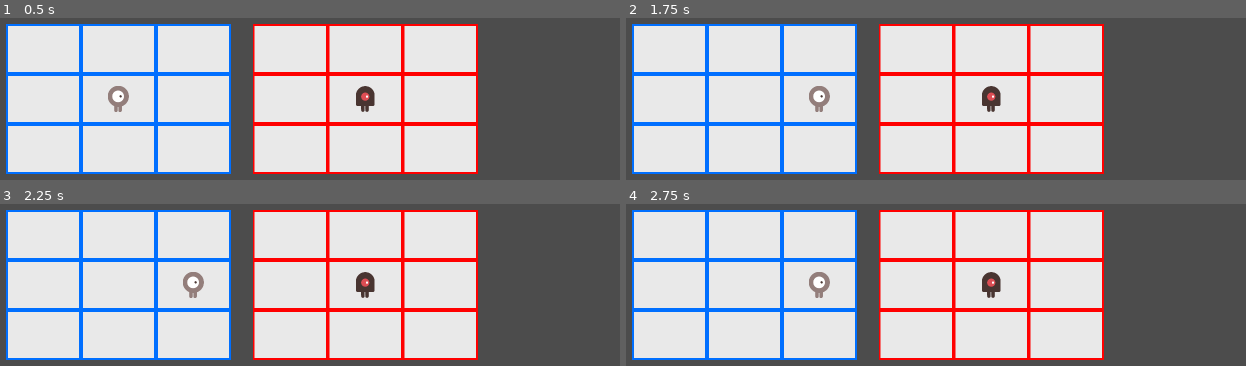
Above: before the commit, frames 1-4 (two rows, left to right).
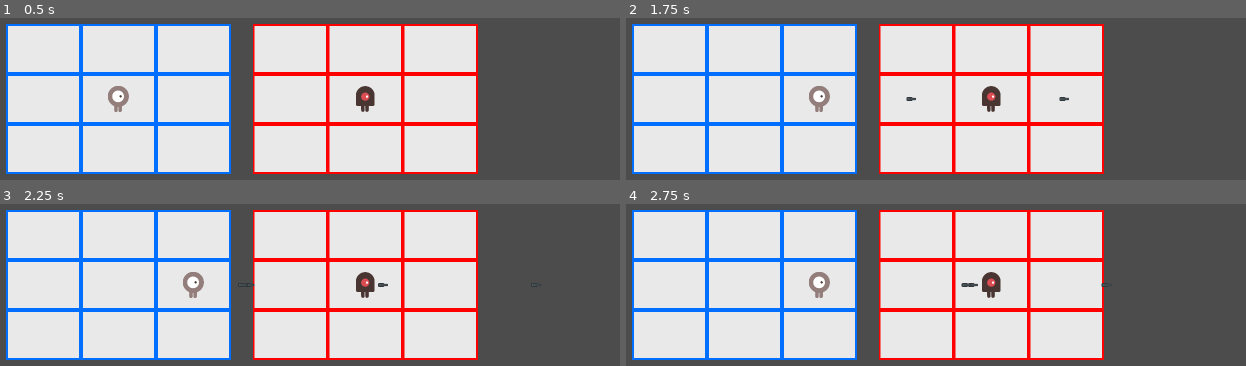
Above: after the commit, the same moments.

Repository: Conanap/mmbn
Game: Godot game, scene res://Scenes/Main.tscn
Same seed, same stepped clock (60 frames per second), same inputs: the game is played once before the commit and once after it.
Inputs (mouse positions are in pixels of both pictures, inside the frame that each line leads up to):
- Up to frame 1 (0.5 s): no input
- Up to frame 2 (1.75 s): tap Enter at 0.5 s; move the mouse to (1022, 107) at 0.52 s; press the mouse at (1022, 107) at 0.53 s; hold Right (ui_right) 0.53-1.25 s; release the mouse at (1022, 107) at 1.25 s; drag from (688, 129) to (632, 24) at 1.27 s
- Up to frame 3 (2.25 s): tap Space at 2 s; move the mouse to (297, 252) at 2.02 s; press the mouse at (297, 252) at 2.03 s; hold Right (ui_right) from 2.03 s (still down)
- Up to frame 4 (2.75 s): keep holding Right (ui_right)

Frame 1 is identical in both runs. In frame 2, less than 0.1% of the frame differs, in the area x 45-72%, y 48-52%; in frame 3, less than 0.1%; in frame 4, less than 0.1%, in the area x 54-78%, y 48-52%.

Commit message:
can shoot bullets

Diff:
--- a/Scenes/Chars/Player.gd
+++ b/Scenes/Chars/Player.gd
@@ -1,11 +1,19 @@
 extends Chars
 
 class_name Player
+
+export (PackedScene) var proj
+export (PackedScene) var otObj
+
+var Bullet = preload('res://Scenes/Effects/Bullet.tscn')
 
 func _init(var initx=1, var inity=1, var inithealth=100):
 	charx = initx
 	chary = inity
 	health = inithealth
+
+func _ready():
+	$PItemSpwnPt.position = self.position + Vector2(27, 0)
 
 func _input(event):
 	var dir = Vector2()
@@ -19,7 +27,24 @@
 		dir.y -= 1
 
 	if dir.x || dir.y:
-		move_to_pane(Grid.try_to_move_to(self.position, dir))
+		var newPos = Grid.try_to_move_to(self.position, dir)
+		move_to_pane(newPos)
+		$PItemSpwnPt.position = newPos + Vector2(27, 0)
 
 	if event.is_action_pressed("attack") :
 		print('attack!')
+		spawn_item("bullet")
+
+func spawn_item(itemType):
+	var item;
+
+	if itemType == 'bullet':
+		item = Bullet.instance()
+
+	if !item:
+		print("cannot identify item type / cannot instanciate item")
+		return null
+
+	# owner.add_child will add to global
+	owner.add_child(item)
+	item.transform = $PItemSpwnPt.transform
--- a/Scenes/Chars/Player.tscn
+++ b/Scenes/Chars/Player.tscn
@@ -4,11 +4,11 @@
 [ext_resource path="res://Assets/MainChar/playerGrey_walk1.png" type="Texture" id=2]
 [ext_resource path="res://Scenes/Chars/Player.gd" type="Script" id=3]
 
-[sub_resource type="CapsuleShape2D" id=2]
+[sub_resource type="CapsuleShape2D" id=1]
 radius = 25.0
-height = 22.0
+height = 16.3534
 
-[sub_resource type="SpriteFrames" id=1]
+[sub_resource type="SpriteFrames" id=2]
 animations = [ {
 "frames": [ ExtResource( 2 ), ExtResource( 1 ) ],
 "loop": true,
@@ -19,9 +19,12 @@
 [node name="Player" type="Area2D"]
 script = ExtResource( 3 )
 
+[node name="PItemSpwnPt" type="Position2D" parent="."]
+position = Vector2( 27, 0 )
+
 [node name="CollisionShape2D" type="CollisionShape2D" parent="."]
-shape = SubResource( 2 )
+shape = SubResource( 1 )
 
 [node name="AnimatedSprite" type="AnimatedSprite" parent="."]
 scale = Vector2( 0.5, 0.5 )
-frames = SubResource( 1 )
+frames = SubResource( 2 )
--- a/Scenes/Effects/Bullet.gd
+++ b/Scenes/Effects/Bullet.gd
@@ -1,3 +1,6 @@
 extends Projectile
 
 class_name Bullet
+
+func _init():
+	speed = 500
--- a/Scenes/Effects/Bullet.tscn
+++ b/Scenes/Effects/Bullet.tscn
@@ -2,6 +2,9 @@
 
 [ext_resource path="res://Assets/Temp/PNG/weapon_silencer.png" type="Texture" id=1]
 [ext_resource path="res://Scenes/Effects/Bullet.gd" type="Script" id=2]
+
+[sub_resource type="RectangleShape2D" id=2]
+extents = Vector2( 12.2536, 5.19765 )
 
 [sub_resource type="SpriteFrames" id=1]
 animations = [ {
@@ -11,14 +14,12 @@
 "speed": 5.0
 } ]
 
-[sub_resource type="RectangleShape2D" id=2]
-extents = Vector2( 11.7244, 5.19765 )
+[node name="Area2D" type="Area2D"]
+z_index = 50
+script = ExtResource( 2 )
 
-[node name="Area2D" type="Area2D"]
+[node name="CollisionShape2D" type="CollisionShape2D" parent="."]
+shape = SubResource( 2 )
 
 [node name="AnimatedSprite" type="AnimatedSprite" parent="."]
 frames = SubResource( 1 )
-
-[node name="CollisionShape2D" type="CollisionShape2D" parent="."]
-shape = SubResource( 2 )
-script = ExtResource( 2 )
--- a/Scenes/Effects/Projectile.gd
+++ b/Scenes/Effects/Projectile.gd
@@ -2,5 +2,15 @@
 
 class_name Projectile
 
+var speed : int
+
 func _on_VisibilityNotifier2D_screen_exited():
 	queue_free()
+
+func _physics_process(delta):
+	position += transform.x * speed * delta
+
+func _on_Projectile_body_entered(body):
+	if body.is_in_group("mobs"):
+		body.queue_free()
+	queue_free()
--- a/Scenes/Effects/Projectile.tscn
+++ b/Scenes/Effects/Projectile.tscn
@@ -2,5 +2,6 @@
 
 [ext_resource path="res://Scenes/Effects/Projectile.gd" type="Script" id=1]
 
-[node name="Node2D" type="Node2D"]
+[node name="Projectile" type="Area2D"]
 script = ExtResource( 1 )
+[connection signal="body_entered" from="." to="." method="_on_Projectile_body_entered"]
--- a/Scenes/Main.gd
+++ b/Scenes/Main.gd
@@ -1,3 +1 @@
 extends Area2D
-
-export (PackedScene) var Projectile
